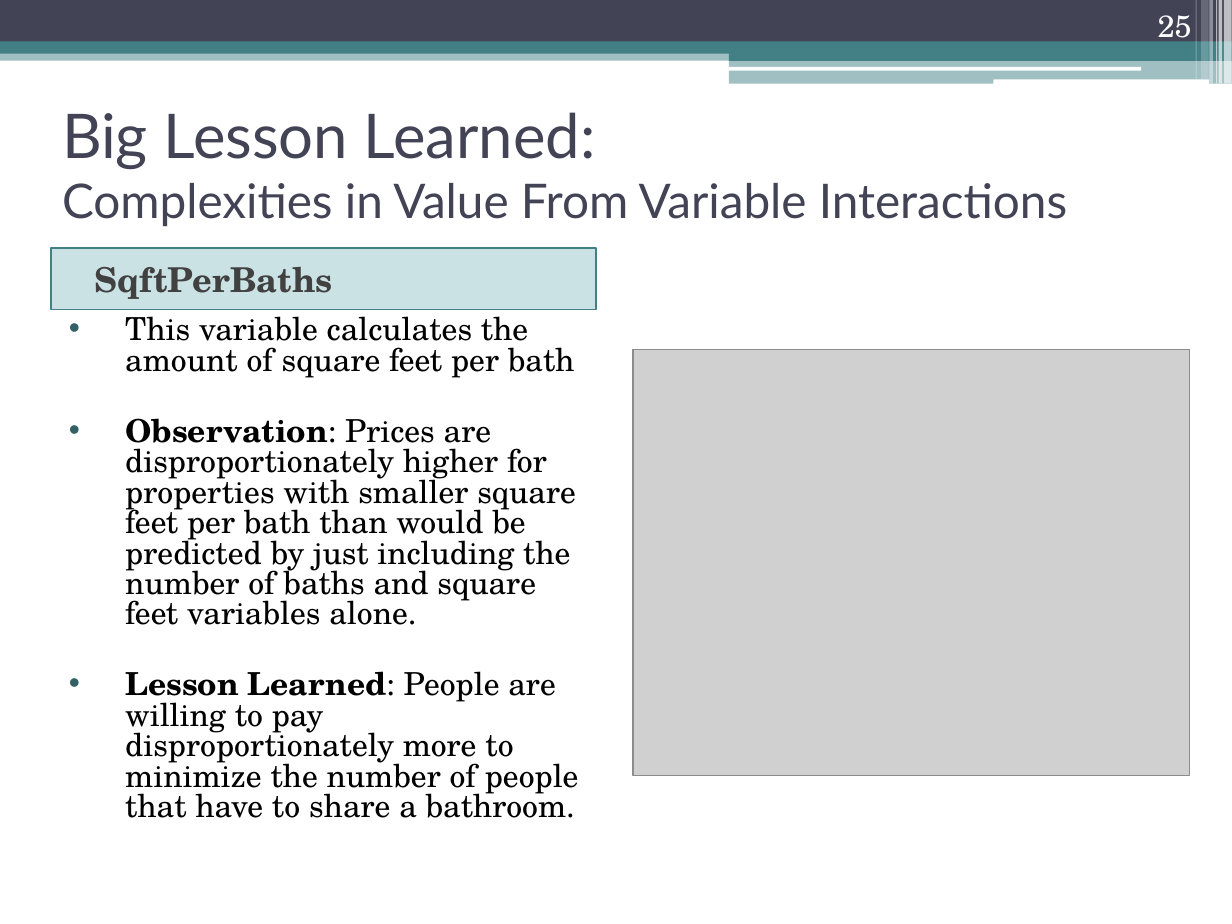
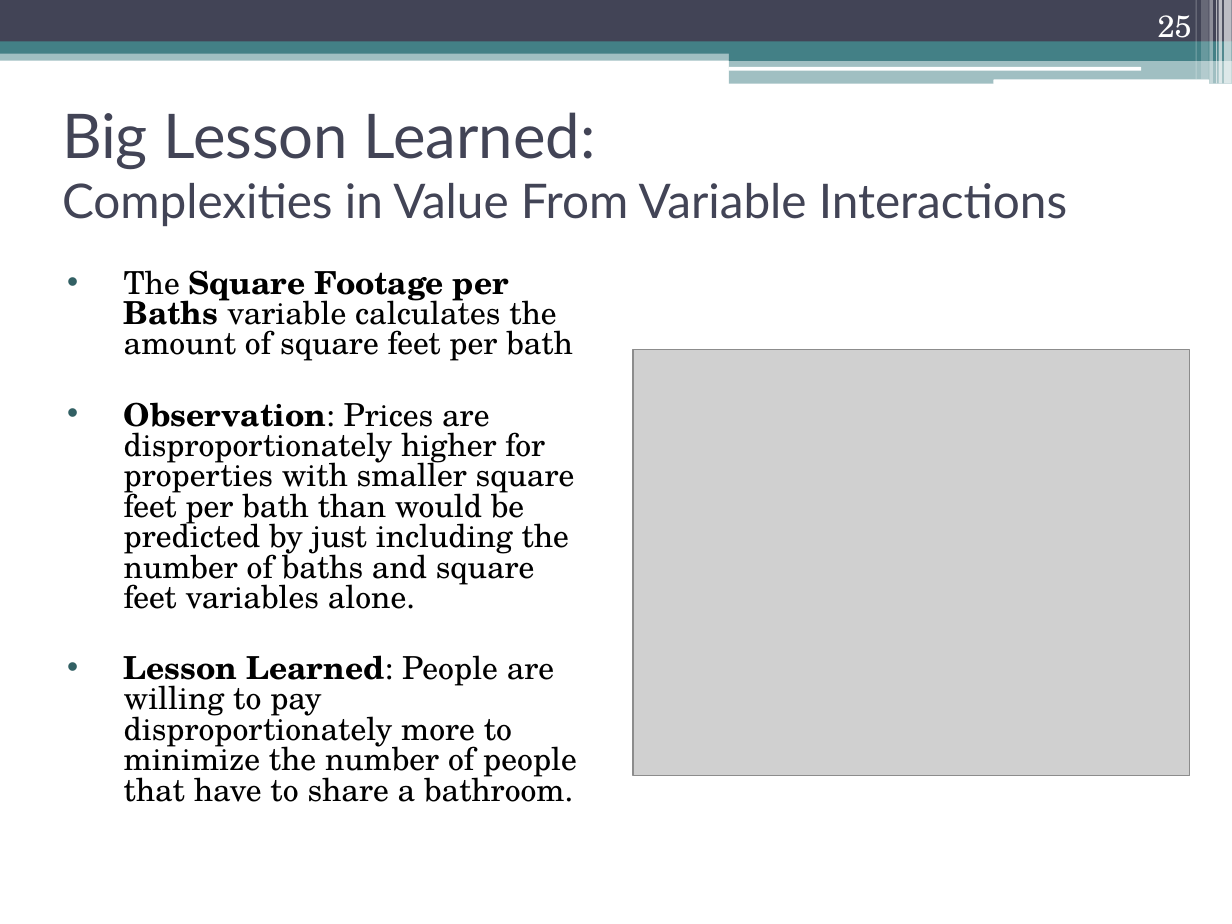
Before and after one commit to JosephGirsch/portfolio, a slide deck: slide 25 of assets/After-Repair Value Prediction Tool Presentation.pptx. Drawn at 1232x924 pixels with LibreOffice and Linux fonts; fonts in the diff are those of the drawing; grey boxes stand for pictures. Boxes give left, top, right and bottom in pixels: in the first picture for what was removed or moved away, otherwise in the second. Text is boxed around its words. In the diff, an @@ line names an element or a change of style, - is before the commit and + after.

```diff
--- a/assets/After-Repair Value Prediction Tool Presentation.pptx
+++ b/assets/After-Repair Value Prediction Tool Presentation.pptx
@@ text "The Square Footage per Baths ...": place and size @@
-text "The Square Footage per Baths ..." at (125, 309, 579, 818)
+text "The Square Footage per Baths ..." at (124, 270, 577, 802)
@@ text removed at (52, 248, 596, 309) @@
-SqftPerBaths
@@ text at (124, 270, 573, 361): text changed @@
-• This variable calculates the amount of square feet per bath
+• The Square Footage per Baths variable calculates the amount of square feet per bath
```
Also in this commit, not shown: 1 other slide changed.
